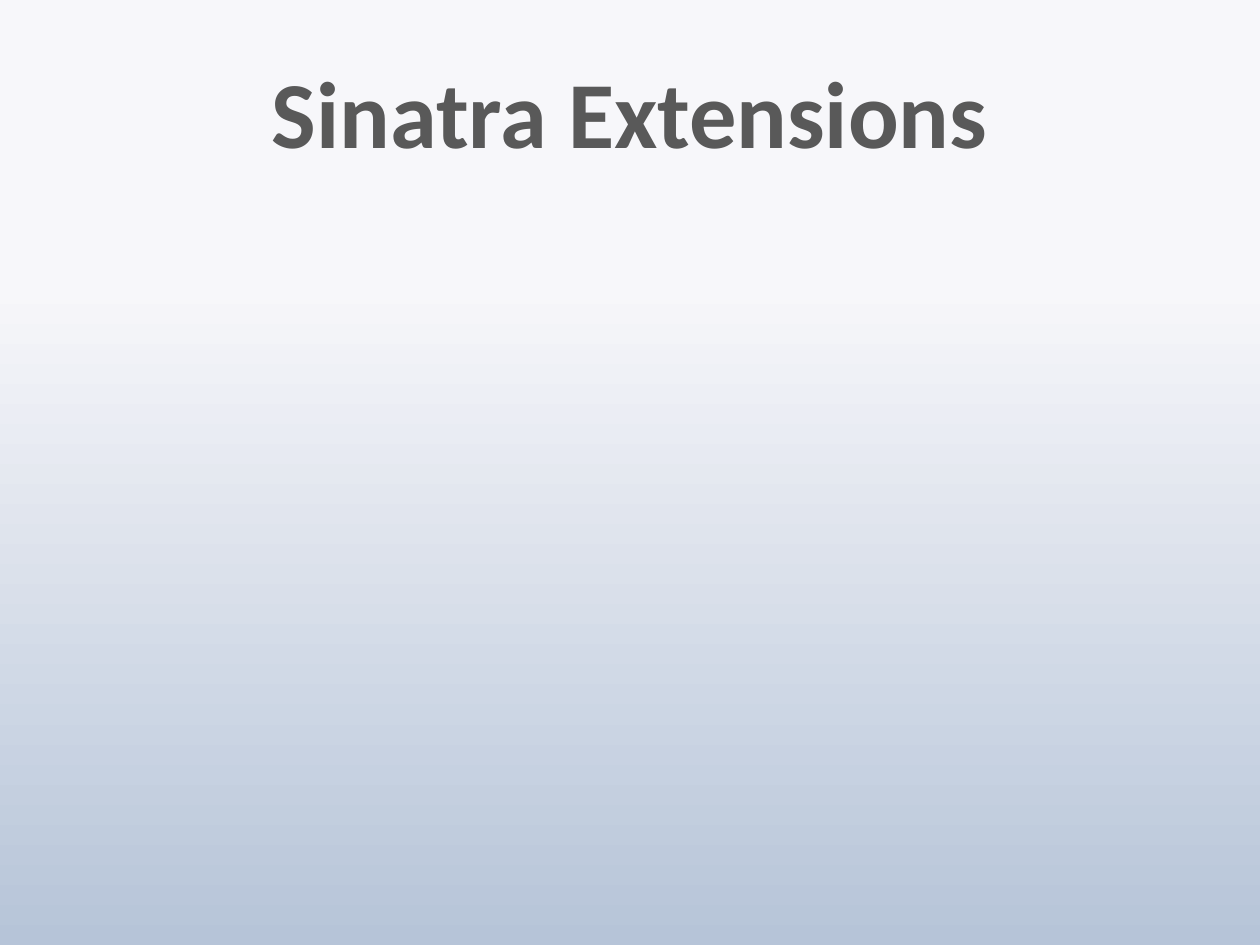
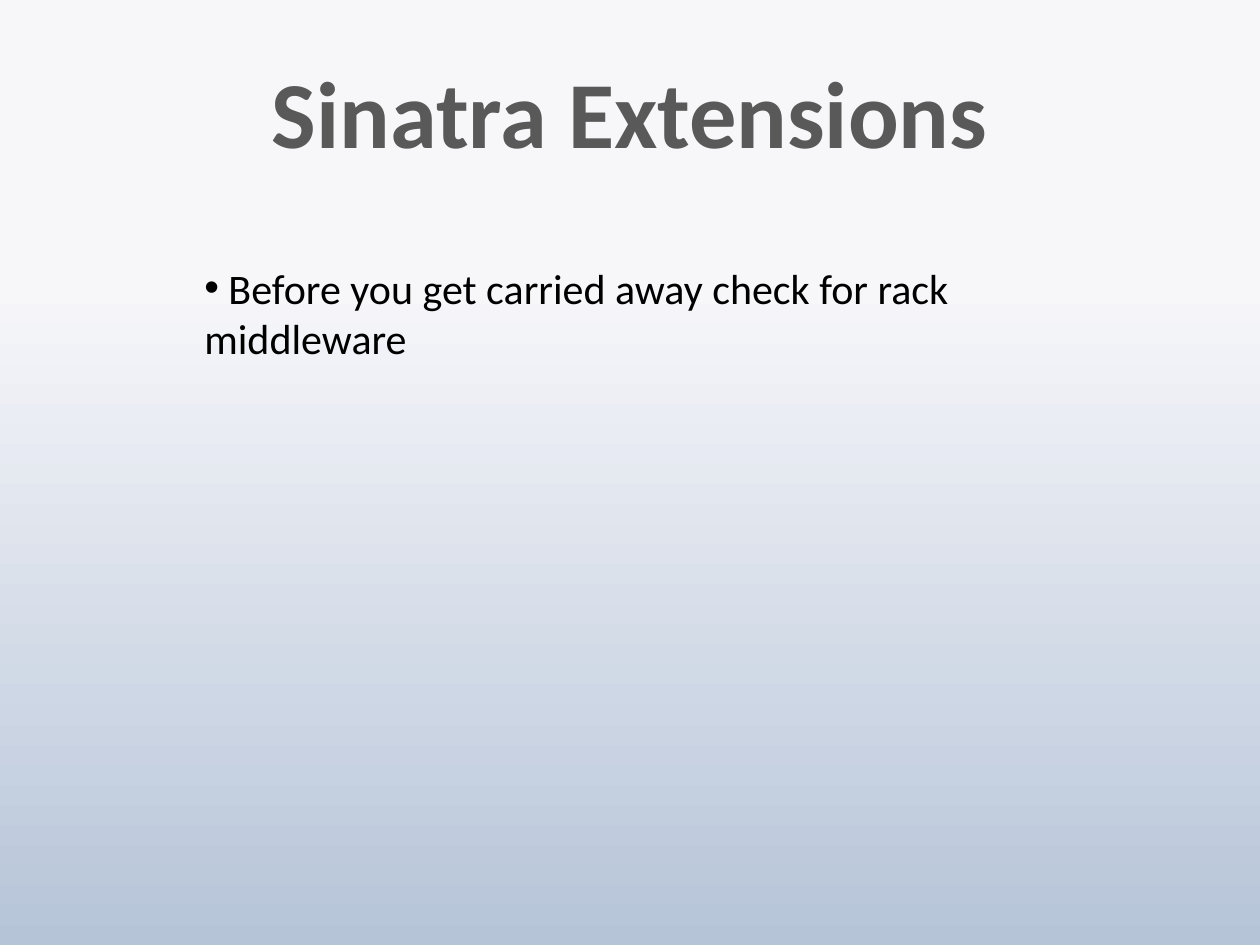
Before and after one commit to techwhizbang/sinatra_slideshow, a slide deck: slide 9 of sinatra.pptx. Drawn at 1260x945 pixels with LibreOffice and Linux fonts; fonts in the diff are those of the drawing. Boxes give left, top, right and bottom in pixels: in the first picture for what was removed or moved away, otherwise in the second. Text is boxed around its words. In the diff, an @@ line names an element or a change of style, - is before the commit and + after.

```diff
--- a/sinatra.pptx
+++ b/sinatra.pptx
@@ text added at <box>204,274,949,355</box>, 24 pt, text #000000 @@
+• Before you get carried away check for rack middleware
```
Also in this commit, not shown: 4 other slides changed, 6 slides added, 2 slides removed.
